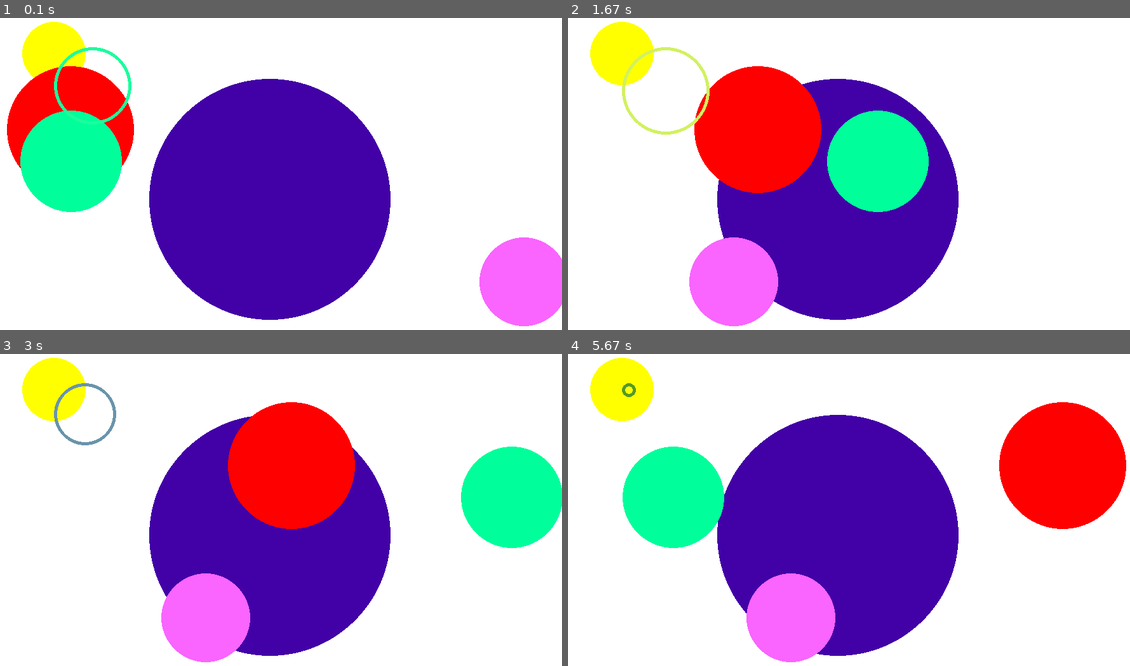
Above: before the commit, frames 1-4 (two rows, left to right).
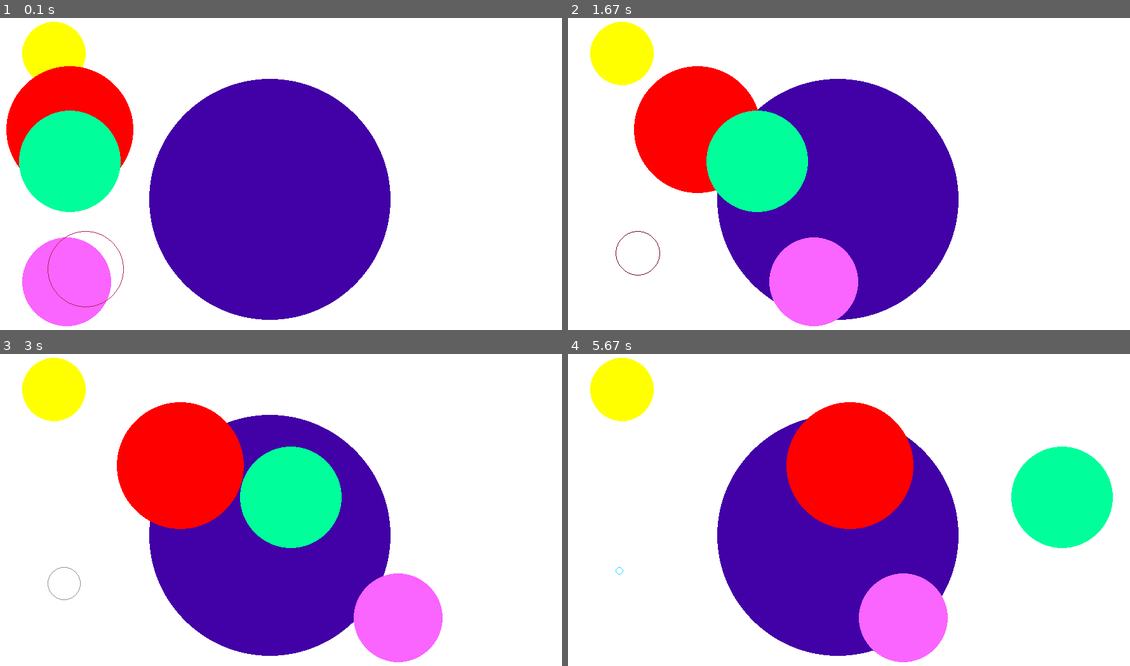
Above: after the commit, the same moments.

Repository: horstjens/ThePythonGameBook
Game: pygame game, started from pygame/005_frame_based_movement_pretty.py
Same seed, same stepped clock (60 frames per second), same inputs: the game is played once before the commit and once after it. The source is Python 2; it was converted automatically to run under Python 3.
Inputs:
- Up to frame 1 (0.1 s): no input
- Up to frame 2 (1.67 s): tap Enter at 0.33 s
- Up to frame 3 (3 s): no input
- Up to frame 4 (5.67 s): no input

The runs differ from the first frame. In frame 1, 7.6% of the frame differs, in the area x 1-100%, y 9-99%; in frame 2, 23%; in frame 3, 27%; in frame 4, 27%, in the area x 8-100%, y 9-99%.

Commit message:
005 yipyip non-moving pulsating circle

Diff:
--- a/pygame/005_frame_based_movement_pretty.py
+++ b/pygame/005_frame_based_movement_pretty.py
@@ -1,7 +1,7 @@
 #!/usr/bin/env python
 
 """
-Name   : 003_blitting.py
+Name   : blit_pulse2.py
 URL    : http://thepythongamebook.com/en:part2:pygame:step003
 Author : yipyip
 Licence: gpl, see http://www.gnu.org/licenses/gpl.html
@@ -9,39 +9,38 @@
 
 ####
 
-import pygame
-import random
+import pygame as pyg
+import random as rand
+
+####
+
+def random_rgb():
+
+   return rand.randint(0, 255), rand.randint(0,255), rand.randint(0, 255)
 
 ####
 
 class PygView(object):
 
 
-    def __init__(self, width=800, height=600, fps=200):
+    def __init__(self, width=800, height=600, fps=50):
         """Initializing background surface for static drawing
            and screen surface for dynamic drawing
         """
-        pygame.init()
-        pygame.display.set_caption("Press ESC to quit")
+        pyg.init()
+        pyg.display.set_caption("Press ESC to quit")
 
         self.width = width
         self.height = height
 
-        self.screen = pygame.display.set_mode((self.width, self.height), pygame.DOUBLEBUF)
-        #self.screen = pygame.display.set_mode((self.width, self.height))
-        self.background = pygame.Surface(self.screen.get_size()).convert()
-        # white background
+        self.screen = pyg.display.set_mode((self.width, self.height), pyg.DOUBLEBUF)
+        self.background = pyg.Surface(self.screen.get_size()).convert()
+        # white blackground
         self.background.fill((255, 255, 255))
-
-        self.fps = fps
-        self.clock = pygame.time.Clock()
 
         self.act_surface = self.screen
         self.act_rgb = 255, 0, 0
 
-        self.pulseRadius = 50
-        self.pdx = 1 # change of radius
-
 
     def draw_static(self):
 
@@ -58,63 +57,51 @@
         self.act_rgb = rgb
 
 
-    def circle(self, x, y, radius):
+    def circle(self, x, y, radius, width):
         """Allocate surface for blitting and draw circle
         """
-        surface = pygame.Surface((2 * radius, 2 * radius))
-        pygame.draw.circle(surface, self.act_rgb, (radius, radius), radius)
+        rad2 = 2 * radius
+        surface = pyg.Surface((rad2, rad2))
+        pyg.draw.circle(surface, self.act_rgb, (radius, radius), radius, width)
         surface.set_colorkey((0, 0, 0))
         self.act_surface.blit(surface.convert_alpha(), (x, y))
 
-    def pulsatingCircle(self, x, y):
-        """glittering circle with radius pulsating between 0 and 100"""
-        self.pulseRadius += self.pdx
-        if self.pulseRadius == 100 or self.pulseRadius ==10:
-            self.pdx *=-1
-        print self.pulseRadius
-        surface = pygame.Surface((2 * self.pulseRadius, 2 * self.pulseRadius))
-        color = (random.randint(0,255),
-                 random.randint(0,255),
-                 random.randint(0,255))
-        pygame.draw.circle(surface, color, (self.pulseRadius, self.pulseRadius),
-                           self.pulseRadius,5)
-        surface.set_colorkey((0, 0, 0))
-        self.act_surface.blit(surface.convert_alpha(), (x, y))
-
 
     def run(self, draw_dynamic):
         """The mainloop
         """
         running = True
         while running:
-            self.clock.tick(self.fps)
-            for event in pygame.event.get():
-                if event.type == pygame.QUIT:
+            for event in pyg.event.get():
+                if event.type == pyg.QUIT:
                     running = False
-                elif event.type == pygame.KEYDOWN:
-                    if event.key == pygame.K_ESCAPE:
+                elif event.type == pyg.KEYDOWN:
+                    if event.key == pyg.K_ESCAPE:
                         running = False
 
             draw_dynamic()
-            self.pulsatingCircle(100,100)
-            pygame.display.flip()
+            pyg.display.flip()
             self.screen.blit(self.background, (0, 0))
-            pygame.display.set_caption("fps: %.2f" % self.clock.get_fps())
-        pygame.quit()
+
+        pyg.quit()
 
 ####
 
 class Ball(object):
     """A circle object with no hardcoded dependency on pygame
-       (and no other libs too, obviously...)
+       (and other libs too, obviously...)
     """
-    def __init__(self, x, y, radius, speed_x, color=(0,0,255)):
+    def __init__(self, x, y, radius, speed_x=1, speed_pulse=0, color=(0,0,255), width=0):
 
         self.x = x
         self.y = y
         self.radius = radius
+        self.act_radius = radius
         self.speed_x = speed_x
+        self.speed_pulse = speed_pulse
         self.color = color
+        self.width = width
+        self.shrinking = True
 
 
     @property
@@ -129,11 +116,35 @@
         self.y += dy
 
 
+    def pulse(self):
+        """Shrink or expand ball
+        """
+        if not self.speed_pulse:
+            return
+
+        # balls are shrinking first
+        if self.shrinking:
+            if self.act_radius > self.width:
+                self.act_radius -= self.speed_pulse
+                self.act_radius = max(self.act_radius, self.width)
+            else:
+                self.shrinking = False
+        else:
+            if self.act_radius < self.radius:
+                self.act_radius += self.speed_pulse
+            else:
+                self.shrinking = True
+
+
     def draw(self, view):
         """ Draw on a device with an appropriate interface
         """
-        view.set_color(self.color)
-        view.circle(self.x, self.y, self.radius)
+        if self.speed_pulse:
+            color = random_rgb()
+        else:
+            color = self.color
+        view.set_color(color)
+        view.circle(self.x, self.y, self.act_radius, self.width)
 
 ####
 
@@ -158,6 +169,7 @@
                 else:
                     right_moving[i] = True
 
+            ball.pulse()
             ball.draw(view)
 
     return animate_balls
@@ -165,22 +177,26 @@
 ####
 
 def main(width):
-    """Simple example with 2 stationary and 3 moving balls
+    """Simple example with stationary and moving balls
     """
     view = PygView(width)
 
     view.draw_static()
-    ball01 = Ball(50, 60, 50, 0, (255, 255, 0))
+    # args:  x, y, radius, speed_x, speed_pulse, color, width
+    # width <= radius !
+    ball01 = Ball(50, 60, 50, 0, 0, (255, 255, 0))
     ball01.draw(view)
-    ball02 = Ball(250, 150, 190, 0, (66, 1, 166))
+    ball02 = Ball(250, 150, 190, 0, 0, (66, 1, 166))
     ball02.draw(view)
 
     view.draw_dynamic()
-    ball1 = Ball(15, 130, 100, 1, (255, 0, 0))
-    ball2 = Ball(25, 200, 80, 2, (0, 255, 155))
-    ball3 = Ball(800, 400, 70, 3, (250, 100, 255))
-
-    loopfunc = action((ball1, ball2, ball3), width, view)
+    ball1 = Ball(15, 130, 100, 1, 0, (255, 0, 0))
+    ball2 = Ball(25, 200, 80, 2, 0, (0, 255, 155))
+    ball3 = Ball(20, 220, 110, 1, 1, (100, 55, 155))
+    ball4 = Ball(20, 400, 70, 3, 0, (250, 100, 255))
+    ball5 = Ball(90, 390, 70, 0, 1, (250, 100, 255), 1)
+
+    loopfunc = action((ball1, ball2, ball4, ball5), width, view)
     view.run(loopfunc)
 
 ####
